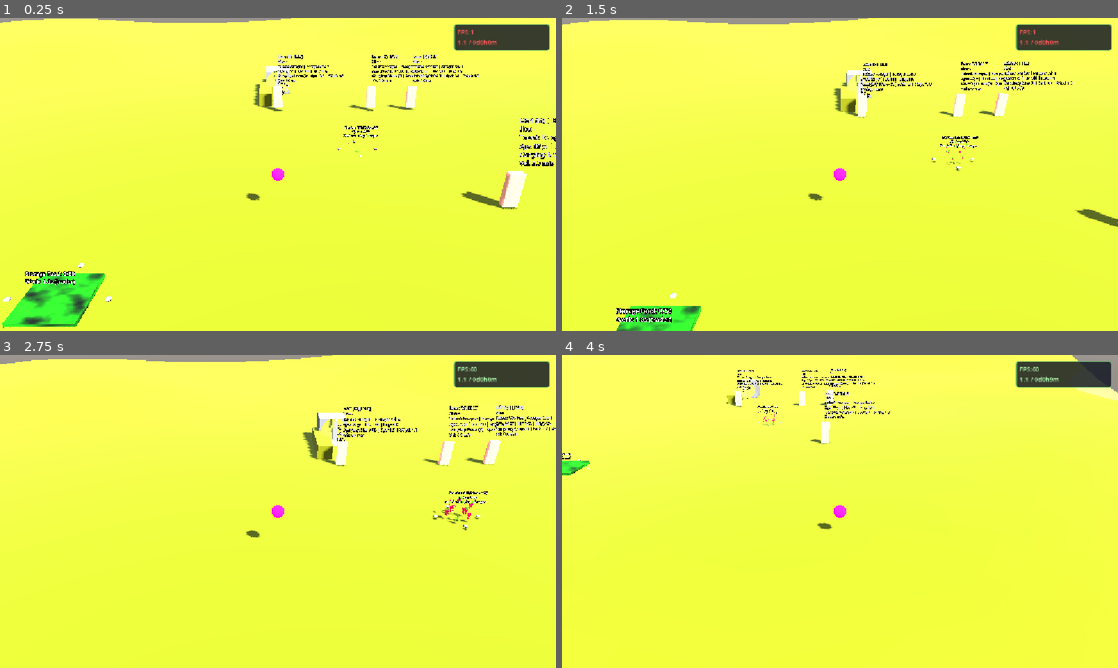
Above: before the commit, frames 1-4 (two rows, left to right).
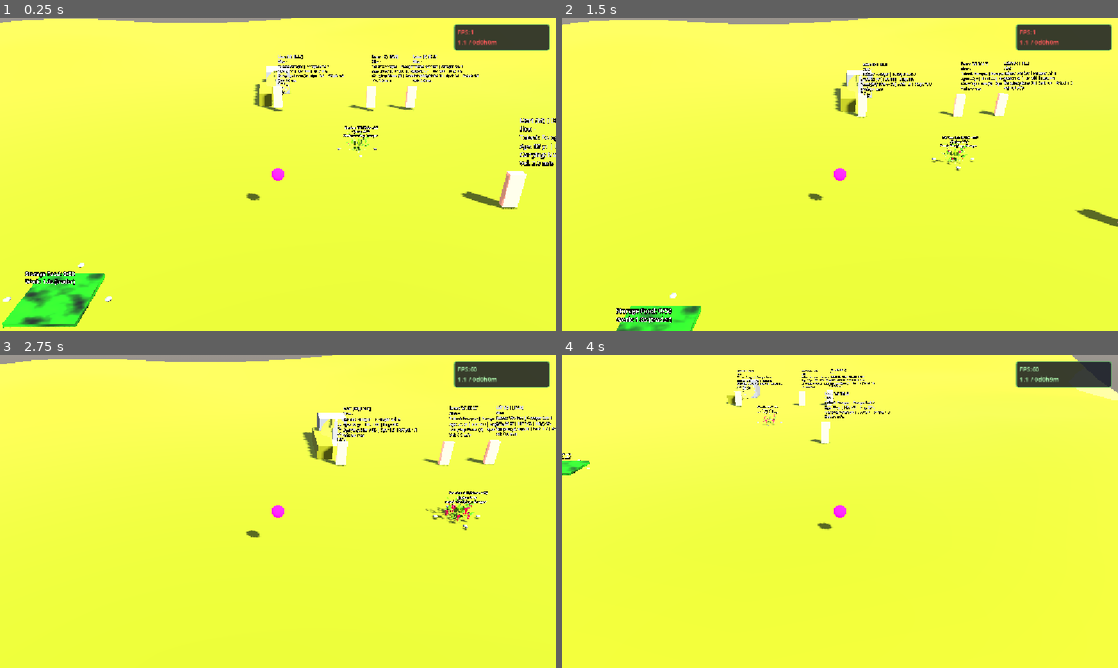
Above: after the commit, the same moments.

Repository: snowydad/Tribe
Game: Godot game, scene res://src/main/main.tscn
The game is run twice, just before and just after one commit, with the same random seed, the same clock (stepped at 60 frames per second) and the same inputs. The project has no main scene, so this scene is started directly.
Inputs (mouse positions are in pixels of both pictures, inside the frame that each line leads up to):
- Up to frame 1 (0.25 s): no input
- Up to frame 2 (1.5 s): tap Enter at 0.5 s; move the mouse to (962, 158) at 0.52 s; tap 0 at 0.6 s; click (962, 158) at 0.67 s; tap Space at 1.25 s; drag from (728, 190) to (812, 237) at 1.27 s
- Up to frame 3 (2.75 s): tap Enter at 2 s; move the mouse to (333, 442) at 2.02 s; tap 2 at 2.1 s; click (333, 442) at 2.17 s
- Up to frame 4 (4 s): tap Space at 2.75 s; drag from (812, 574) to (673, 464) at 2.77 s; move the mouse to (1006, 558) at 3.52 s; tap 4 at 3.6 s; click (1006, 558) at 3.67 s

The runs differ from the first frame. In frame 1, 0.1% of the frame differs, in the area x 62-67%, y 36-44%; in frame 2, 0.1%; in frame 3, 0.2%, in the area x 76-86%, y 44-54%; in frame 4, less than 0.1%.

Commit message:
Refactoring

Diff:
--- a/assets/materials/test.tres
+++ b/assets/materials/test.tres
@@ -14,3 +14,5 @@
 subsurf_scatter_transmittance_depth = 0.001
 backlight_enabled = true
 backlight = Color(0.124419644, 0.068297856, 0.07203931, 1)
+stencil_flags = 2
+stencil_outline_thickness = 0.1
--- a/assets/models/environment/Material.tres
+++ b/assets/models/environment/Material.tres
@@ -8,7 +8,6 @@
 alpha_scissor_threshold = 0.6
 alpha_antialiasing_mode = 0
 cull_mode = 2
-depth_test = 1
 albedo_texture = ExtResource("1_rd2mg")
 metallic_specular = 0.11
 roughness = 0.96
@@ -17,10 +16,12 @@
 clearcoat_roughness = 0.0
 ao_light_affect = 1.0
 ao_on_uv2 = true
+heightmap_scale = 6.566
 subsurf_scatter_strength = 1.0
-backlight_enabled = true
 backlight = Color(0.33, 0.55, 0, 1)
 refraction_scale = 0.44
+grow_amount = 0.448
 proximity_fade_distance = 0.01
-stencil_flags = 1
+stencil_flags = 2
+stencil_reference = 0
 metadata/_gltf_primary_texture_coord = 0
--- a/src/characters/character.gd
+++ b/src/characters/character.gd
@@ -1,6 +1,6 @@
 # ==============================================================================
 # ФАЙЛ: src/characters/Character.gd
-# ОБНОВЛЕНО: 2026-10-05 — go_work: click/drop site → WP → can_accept/do_work (единый контракт)
+# ОБНОВЛЕНО: 2026-10-06 — deposit через WorkSite.do_work; find storage → StorageSite
 # НАЗНАЧЕНИЕ: Контроллер персонажа с зафиксированным инпутом, считыванием .ini
 #            (move_speed, work_speed), поддержкой RVO2 Avoidance для обхода
 #            NavigationObstacle3D, спуском по дуге при Context Drop,
@@ -187,8 +187,9 @@
 				move_and_slide()
 
 		State.DELIVERING:
-			# Склад полон — не крутим разгрузку
-			if data and data.item_amount > 0 and not decision.storage_has_space(target_storage):
+			# can_accept = false (полн/пусто) — не unload
+			if target_storage and is_instance_valid(target_storage) and data and data.item_amount > 0 \
+					and not WorkSite.can_accept(target_storage, self):
 				if decision.handle_full_storage_with_cargo():
 					move_and_slide()
 				else:
@@ -489,18 +490,12 @@
 	return 1.0
 
 ## У work-point? Только _current_target_pos (WP), не центр site.
-func _at_work_point(site: Node3D = null) -> bool:
+func _at_work_point(_site: Node3D = null) -> bool:
 	var pos_xz := Vector2(global_position.x, global_position.z)
 	var tgt_xz := Vector2(_current_target_pos.x, _current_target_pos.z)
-	var lim := maxf(arrival_distance, 0.5)
-	if pos_xz.distance_to(tgt_xz) <= lim:
-		return true
-	# запас: WP-маркер site, если target ещё не выставлен
-	if site and is_instance_valid(site) and site.has_method("get_free_work_point"):
-		var wp = site.get_free_work_point(self)
-		if pos_xz.distance_to(Vector2(wp.x, wp.z)) <= lim:
-			return true
-	return false
+	return pos_xz.distance_to(tgt_xz) <= maxf(arrival_distance, 0.5)
+
+
 # --- РАБОЧИЕ ПРОЦЕССЫ ---
 
 func _process_gathering(delta: float) -> void:
@@ -579,12 +574,13 @@
 
 
 func _process_delivering_unload(delta: float) -> void:
+	# Как gathering: только WorkSite API. deposit_food — внутри storage.do_work
 	if not target_storage or not is_instance_valid(target_storage):
 		_is_unloading_at_storage = false
 		current_state = State.IDLE
 		return
 
-	if not decision.storage_has_space(target_storage):
+	if not WorkSite.can_accept(target_storage, self):
 		_is_unloading_at_storage = false
 		decision.handle_full_storage_with_cargo()
 		return
@@ -600,7 +596,32 @@
 	if _work_timer >= required_time:
 		_work_timer = 0.0
 		_is_unloading_at_storage = false
-		_deposit_food_to_storage()
+		var result: Dictionary = WorkSite.do_work(target_storage, self)
+		if not result.get("ok", false):
+			if task_manager:
+				task_manager.complete_current_task()
+			if target_storage.has_method("release_work_point"):
+				target_storage.release_work_point(self)
+			decision.handle_full_storage_with_cargo()
+			return
+		var xp_skill: String = str(result.get("xp_skill", skill_key))
+		var xp_per_cycle: float = WorkSite.xp_from_config()
+		if data.has_method("add_skill_xp"):
+			data.add_skill_xp(xp_skill, xp_per_cycle)
+		elif data.has_method("add_skill_exp"):
+			data.add_skill_exp(xp_skill, xp_per_cycle)
+		var take = result.get("take", {})
+		print("[Character] Deposited %s x%d" % [str(take.get("item", "?")), int(take.get("amount", 0))])
+		if task_manager:
+			task_manager.complete_current_task()
+		if target_storage.has_method("release_work_point"):
+			target_storage.release_work_point(self)
+		# назад на harvest если есть
+		if data and data.item_amount <= 0 and target_harvest and is_instance_valid(target_harvest):
+			if WorkSite.can_accept(target_harvest, self):
+				start_work_at(target_harvest)
+				return
+		current_state = State.IDLE
 
 func _process_clearing(delta: float) -> void:
 	if not target_obstacle or not is_instance_valid(target_obstacle):
@@ -848,84 +869,16 @@
 			nav_agent.target_position = _current_target_pos
 
 func _find_nearest_storage_node() -> Node3D:
-	var storages = get_tree().get_nodes_in_group("storage")
-	if storages.size() > 0:
-		var nearest: Node3D = storages.front() as Node3D
-		if nearest:
-			var min_d: float = global_position.distance_to(nearest.global_position)
-			for s in storages:
-				var ns = s as Node3D
-				if ns:
-					var d = global_position.distance_to(ns.global_position)
-					if d < min_d:
-						min_d = d
-						nearest = ns
-			return nearest
-	return null
+	# знание «кто storage» — у StorageSite
+	return StorageSite.find_nearest(self)
 
 func _go_to_nearest_storage() -> void:
-	var nearest_storage = _find_nearest_storage_node()
+	var nearest_storage = StorageSite.find_nearest(self)
 	if nearest_storage:
-		start_delivering_to_storage(nearest_storage)
+		go_work(nearest_storage)
 	else:
-		print("[Character] No storage found in group 'storage'!")
+		print("[Character] No storage found!")
 		current_state = State.IDLE
-
-func _deposit_food_to_storage() -> void:
-	if not target_storage or not is_instance_valid(target_storage):
-		current_state = State.IDLE
-		return
-
-	if data.item_amount > 0:
-		var result: Dictionary
-		if WorkSite.is_site(target_storage):
-			result = WorkSite.do_work(target_storage, self)  # склад сам забирает груз
-		else:
-			# fallback legacy
-			if not decision.storage_has_space(target_storage):
-				result = {"ok": false, "reason": "full"}
-			else:
-				var deposited_amount: int = data.item_amount
-				var carried_type: String = data.carried_item if data.carried_item != "" else "resource"
-				if target_storage.has_method("deposit_food"):
-					target_storage.deposit_food(data.item_amount)
-				data.carried_item = ""
-				data.item_amount = 0
-				result = {"ok": true, "take": {"item": carried_type, "amount": deposited_amount}, "xp_skill": WorkSite.get_skill(target_storage, "trader")}
-
-		if not result.get("ok", false):
-			# Склад полон / ошибка — груз остаётся, ждём или едим
-			print("[Character] Deposit failed: %s" % str(result.get("reason", "unknown")))
-			if task_manager:
-				task_manager.complete_current_task()  # снять DELIVER из стека
-			if target_storage and is_instance_valid(target_storage) and target_storage.has_method("release_work_point"):
-				target_storage.release_work_point(self)
-			decision.handle_full_storage_with_cargo()
-			return
-
-		var xp_skill: String = str(result.get("xp_skill", WorkSite.get_skill(target_storage, "trader")))
-		var xp_per_cycle: float = WorkSite.xp_from_config()
-		if data.has_method("add_skill_xp"):
-			data.add_skill_xp(xp_skill, xp_per_cycle)
-		elif data.has_method("add_skill_exp"):
-			data.add_skill_exp(xp_skill, xp_per_cycle)
-		var take = result.get("take", {})
-		print("[Character] Deposited %s x%d" % [str(take.get("item", "?")), int(take.get("amount", 0))])
-
-	if task_manager:
-		task_manager.complete_current_task()
-
-	# Вернуться к harvest только если руки пусты и склад не переполнен (есть смысл)
-	if data and data.item_amount <= 0 and target_harvest and is_instance_valid(target_harvest):
-		if decision.storage_has_space() and WorkSite.can_accept(target_harvest, self):
-			start_work_at(target_harvest)
-			return
-
-	if target_storage and is_instance_valid(target_storage):
-		if target_storage.has_method("release_work_point"):
-			target_storage.release_work_point(self)
-
-	current_state = State.IDLE
 
 func _get_free_work_point_safe(node: Node3D) -> Vector3:
 	if not node or not is_instance_valid(node):
--- a/src/environment/berries.tscn
+++ b/src/environment/berries.tscn
@@ -129,16 +129,16 @@
 
 [node name="berries" parent="." unique_id=359153156 instance=ExtResource("2_jpmde")]
 
-[node name="Berry_b_008" parent="berries/Armature/Skeleton3D" parent_id_path=PackedInt32Array(359153156, 624030377) index="1" unique_id=809908572]
+[node name="Berry_b_008" parent="berries/Armature/Skeleton3D" parent_id_path=PackedInt32Array(359153156, 441932580) index="1" unique_id=1127719655]
 transform = Transform3D(0.7863831, 7.916242e-09, 0.61773866, -1.3969839e-08, -0.99999964, 3.0733645e-08, 0.6177387, -3.2316798e-08, -0.7863831, 0.40184766, 0.47278857, -0.26709595)
 
-[node name="Berry_b_003" parent="berries/Armature/Skeleton3D" parent_id_path=PackedInt32Array(359153156, 624030377) index="2" unique_id=1910107691]
+[node name="Berry_b_003" parent="berries/Armature/Skeleton3D" parent_id_path=PackedInt32Array(359153156, 441932580) index="2" unique_id=1659760714]
 transform = Transform3D(0.3871181, -2.0023435e-08, 0.92203003, -3.7718564e-08, -0.9999998, -6.519258e-09, 0.9220299, -3.220093e-08, -0.3871182, 0.16953994, 0.806972, -0.434201)
 
-[node name="Berry_b_004" parent="berries/Armature/Skeleton3D" parent_id_path=PackedInt32Array(359153156, 624030377) index="4" unique_id=850455884]
+[node name="Berry_b_004" parent="berries/Armature/Skeleton3D" parent_id_path=PackedInt32Array(359153156, 441932580) index="4" unique_id=1471418389]
 transform = Transform3D(0.70027876, -1.9557774e-08, -0.71386915, 7.916242e-09, -0.9999996, 3.655441e-08, -0.7138691, -3.1269593e-08, -0.70027876, -0.34981287, 0.78703666, -0.2537058)
 
-[node name="Berry_b_002" parent="berries/Armature/Skeleton3D" parent_id_path=PackedInt32Array(359153156, 624030377) index="8" unique_id=1525512687]
+[node name="Berry_b_002" parent="berries/Armature/Skeleton3D" parent_id_path=PackedInt32Array(359153156, 441932580) index="8" unique_id=834870284]
 transform = Transform3D(0.01921882, -6.984919e-08, 0.99981517, -3.3614924e-08, -0.9999998, -6.984919e-08, 0.9998151, -3.2074553e-08, -0.019218821, 0.13847834, 0.7879397, 0.43678552)
 
 [node name="AnimationTree" type="AnimationTree" parent="berries" unique_id=705346421]
--- a/src/environment/storage.gd
+++ b/src/environment/storage.gd
@@ -2,6 +2,7 @@
 # storage.gd — склад как WorkSite (данные из storage.ini)
 # ==============================================================================
 extends Node3D
+class_name StorageSite
 
 @export var stored_food: int = 0
 @export var max_storage: int = 500
@@ -32,6 +33,24 @@
 		print("[Storage] Config loaded: work_time=%.1fs, max_storage=%d, skill=%s" % [work_time, max_storage, skill])
 
 	_update_dev_ui()
+
+
+## Ближайший склад к from (группа storage). Знает склад, не character.
+static func find_nearest(from: Node3D) -> Node3D:
+	if from == null or not is_instance_valid(from) or from.get_tree() == null:
+		return null
+	var best: Node3D = null
+	var best_d: float = INF
+	for n in from.get_tree().get_nodes_in_group("storage"):
+		var s := n as Node3D
+		if s == null or not is_instance_valid(s):
+			continue
+		var d: float = from.global_position.distance_to(s.global_position)
+		if d < best_d:
+			best_d = d
+			best = s
+	return best
+
 
 func get_work_time() -> float:
 	return work_time
